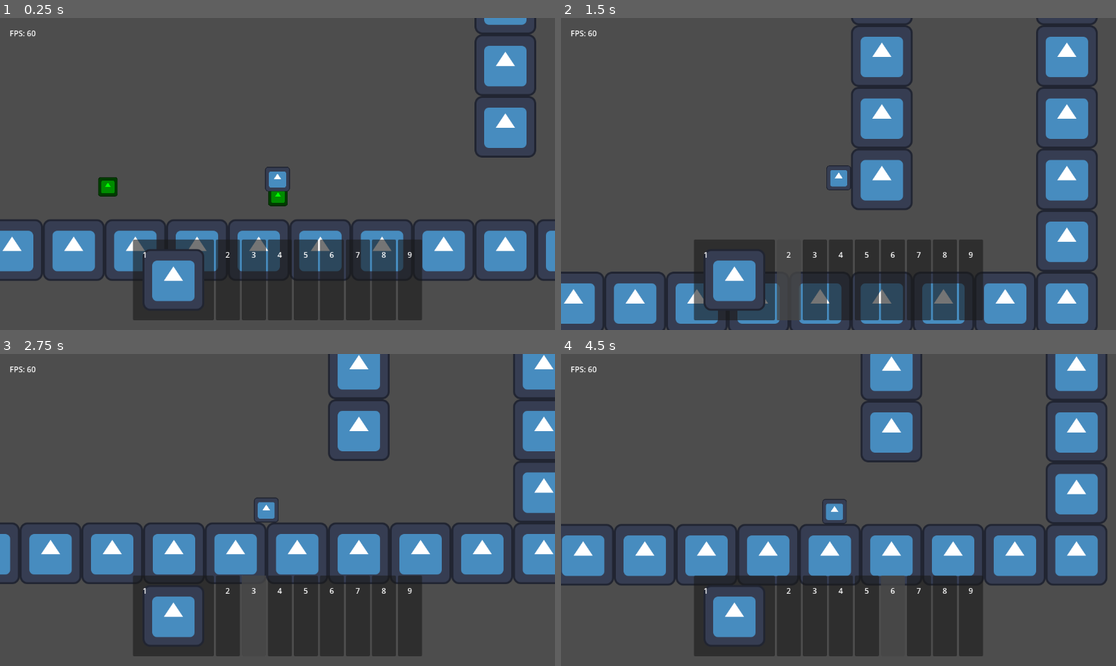
Above: before the commit, frames 1-4 (two rows, left to right).
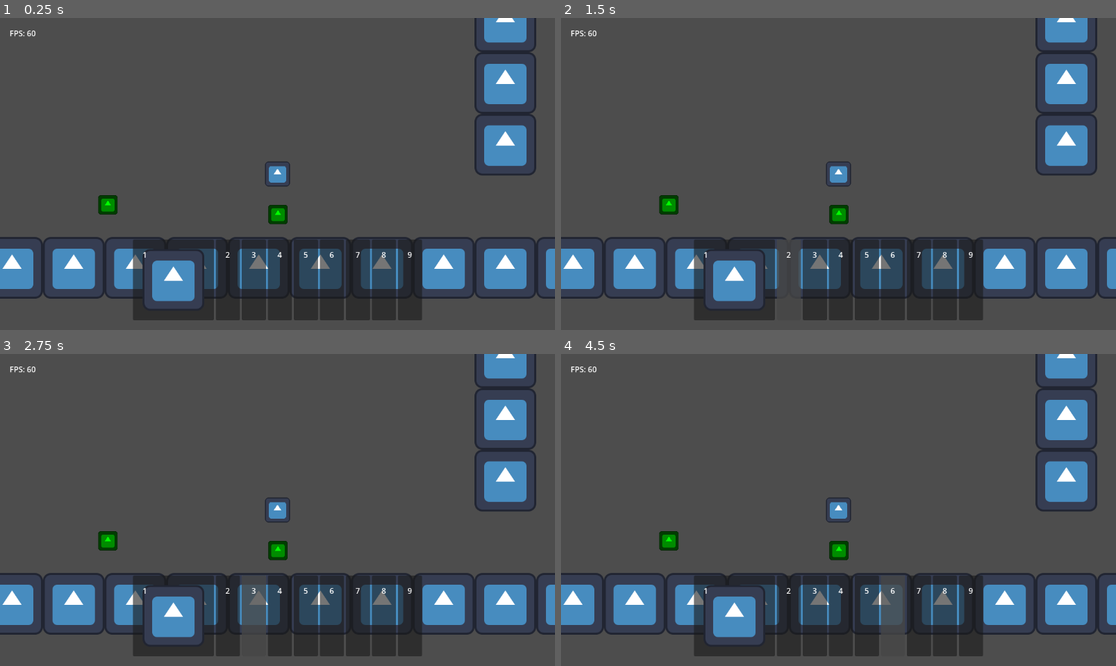
Above: after the commit, the same moments.

Repository: TheHumanMRP/RPG-Life-Tracker
Game: Godot game, scene res://Folders/Systems/Main/Scenes/main_scene.tscn
Same seed, same stepped clock (60 frames per second), same inputs: the game is played once before the commit and once after it. The engine's default icon, where the game draws it, is replaced by a stand-in: a white triangle on a blue panel in a dark square.
Inputs (mouse positions are in pixels of both pictures, inside the frame that each line leads up to):
- Up to frame 1 (0.25 s): no input
- Up to frame 2 (1.5 s): move the mouse to (733, 280) at 0.52 s; hold D (move_right) from 0.53 s (still down); tap Space (jump) at 0.6, 0.77, 1.07 s; click (733, 280) at 0.67 s; move the mouse to (788, 280) at 1.27 s; tap I (add_test_sword) at 1.35 s; click (788, 280) at 1.42 s
- Up to frame 3 (2.75 s): tap Space (jump) at 1.52, 1.55, 1.82, 2.1 s; move the mouse to (255, 616) at 2.02 s; release D (move_right) at 2.03 s; hold A (move_left) from 2.03 s (still down); click (255, 616) at 2.17 s
- Up to frame 4 (4.5 s): move the mouse to (838, 616) at 2.77 s; release A (move_left) at 2.78 s; hold D (move_right) 2.78-4.28 s; tap I (add_test_sword) at 2.85, 4.35 s; click (838, 616) at 2.92 s; tap Space (jump) at 3.02, 3.05, 3.32, 3.6, 3.77, 4.07 s; move the mouse to (866, 616) at 3.52 s; click (866, 616) at 3.67 s; move the mouse to (894, 616) at 4.27 s; hold A (move_left) from 4.28 s (still down); click (894, 616) at 4.42 s

The runs differ from the first frame. In frame 1, 14% of the frame differs, in the area x 0-100%, y 0-90%; in frame 2, 24%; in frame 3, 27%; in frame 4, 26%.
Error before the commit: Invalid call. Nonexistent function 'item_selected' in base 'Resource (ItemEntry)'. (res://Folders/Systems/Inventory_System/Scripts/inventory_logic.gd:164)
Error after the commit: Parse Error: Identifier "just_jumped" not declared in the current scope. (res://Folders/Components/movement_component.gd:64)

Commit message:
Auto commit at 2026-07-11 20:40:33

Diff:
--- a/Folders/Components/movement_component.gd
+++ b/Folders/Components/movement_component.gd
@@ -61,7 +61,7 @@
 
 	# Apply gravity
 	if not is_on_floor:
-		if increase_gravity_while_falling and velocity.y > 0:
+		if increase_gravity_while_falling and velocity.y > 0 and just_jumped:
 			velocity.y += gravity * gravity_multiplier_while_flling * delta
 		else:
 			velocity.y += gravity * delta
